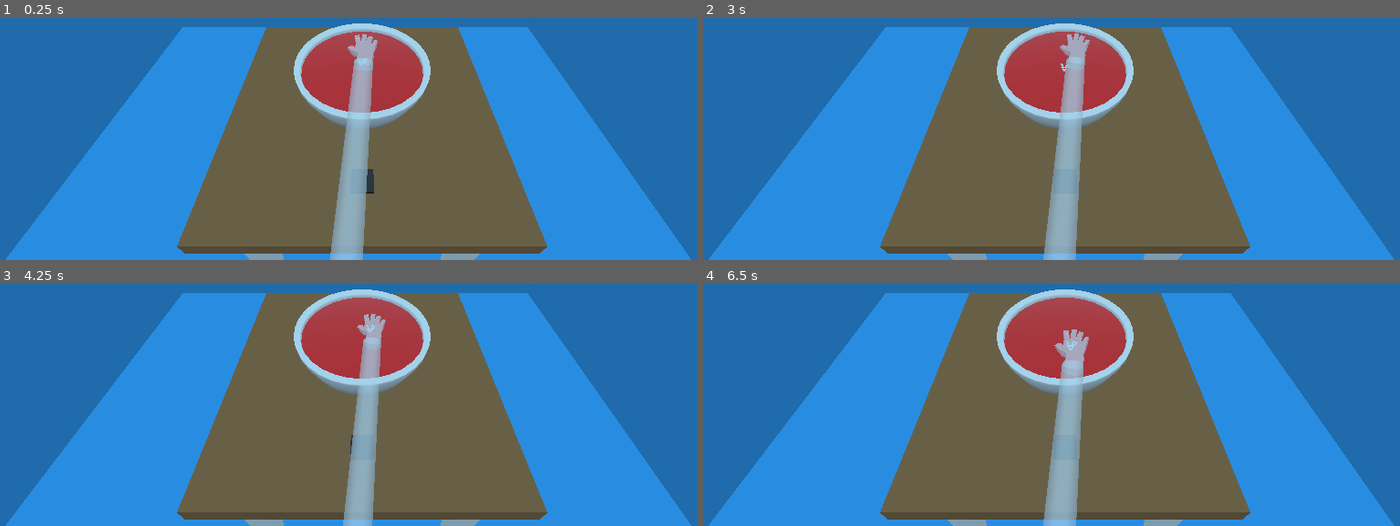
Above: before the commit, frames 1-4 (two rows, left to right).
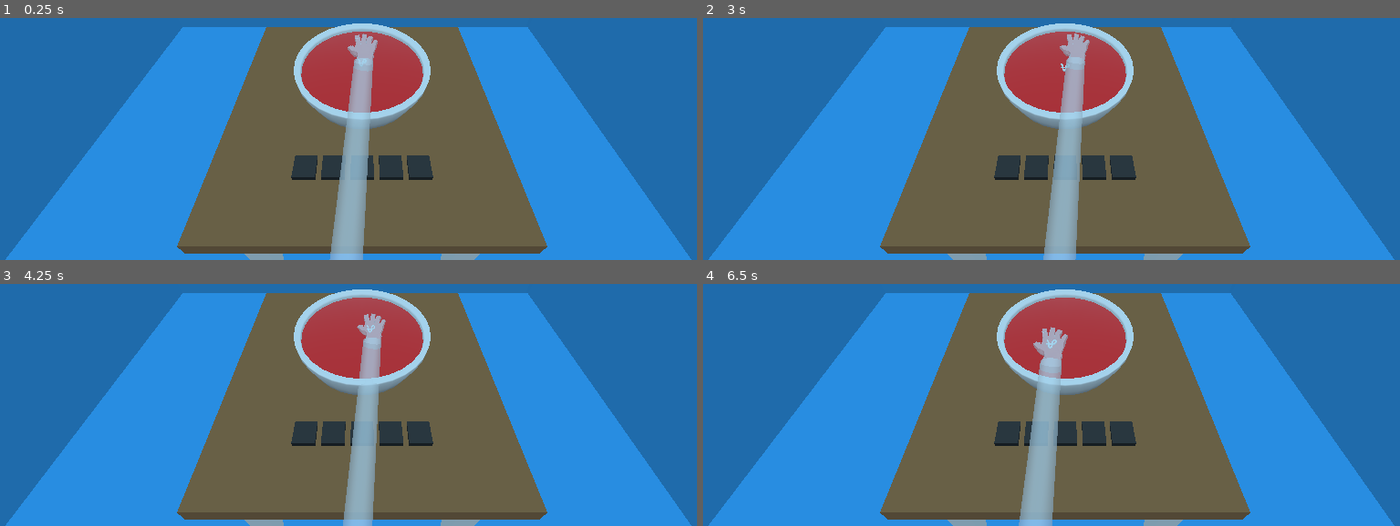
Above: after the commit, the same moments.

Repository: Element21/FBLA-Computer-Game-Simulation-Programming-22
Game: Godot game, scene res://Levels/Level 1/lvl1.tscn
The game is run twice, just before and just after one commit, with the same random seed, the same clock (stepped at 60 frames per second) and the same inputs.
Inputs (mouse positions are in pixels of both pictures, inside the frame that each line leads up to):
- Up to frame 1 (0.25 s): no input
- Up to frame 2 (3 s): tap Enter at 0.5, 2 s; move the mouse to (1030, 131) at 0.52 s; press the mouse at (1030, 131) at 0.53 s; tap Space at 1.25, 2.75 s; move the mouse to (1281, 109) at 1.27 s; release the mouse at (1281, 109) at 1.28 s; click (1281, 109) at 1.35 s; move the mouse to (outside the picture) at 2.02 s; press the mouse at (outside the picture) at 2.03 s; move the mouse to (1100, 47) at 2.77 s; release the mouse at (1100, 47) at 2.78 s; click (1100, 47) at 2.85 s
- Up to frame 3 (4.25 s): tap Enter at 3.5 s; move the mouse to (outside the picture) at 3.52 s; press the mouse at (outside the picture) at 3.53 s
- Up to frame 4 (6.5 s): move the mouse to (1225, 291) at 4.27 s; release the mouse at (1225, 291) at 4.28 s; click (1225, 291) at 4.35 s; move the mouse to (919, 334) at 5.02 s; press the mouse at (919, 334) at 5.03 s; move the mouse to (outside the picture) at 5.77 s; release the mouse at (outside the picture) at 5.78 s; click (outside the picture) at 5.85 s

The runs differ from the first frame. In frame 1, 1.4% of the frame differs, in the area x 41-63%, y 56-73%; in frame 2, 1.4%; in frame 3, 1.4%; in frame 4, 6.3%, in the area x 41-63%, y 17-100%.

Commit message:
Make a word manager

Diff:
--- a/Levels/Level 1/lvl1.tscn
+++ b/Levels/Level 1/lvl1.tscn
@@ -9,7 +9,7 @@
 [ext_resource path="res://objects/soup/soup.gd" type="Script" id=7]
 [ext_resource path="res://objects/room/Table.obj" type="ArrayMesh" id=8]
 [ext_resource path="res://objects/hand/hand.tscn" type="PackedScene" id=9]
-[ext_resource path="res://objects/drop_platform/drop_platform.tscn" type="PackedScene" id=10]
+[ext_resource path="res://objects/word_manager/word_manager.tscn" type="PackedScene" id=10]
 
 [sub_resource type="ConvexPolygonShape" id=10]
 points = PoolVector3Array( 0.0224681, -0.0098138, 0.119095, -0.0440801, 0.140152, -0.215147, -0.032696, 0.128574, -0.21 …(1951 unchanged characters)…
@@ -107,7 +107,7 @@
 [node name="Hand" parent="." instance=ExtResource( 9 )]
 transform = Transform( 1, 0, 0, 0, 1, 0, 0, 0, 1, 0, 16.734, 0 )
 camera = NodePath("../Camera")
-drop_position = Vector2( 0, -8 )
+word_manager = NodePath("../Spatial")
 
-[node name="RigidBody" parent="." instance=ExtResource( 10 )]
-transform = Transform( 1, 0, 0, 0, 1, 0, 0, 0, 1, 0, 14.427, -8 )
+[node name="Spatial" parent="." instance=ExtResource( 10 )]
+transform = Transform( 1, 0, 0, 0, 1, 0, 0, 0, 1, 0, 14.864, -7.471 )
--- a/objects/hand/hand.gd
+++ b/objects/hand/hand.gd
@@ -3,8 +3,8 @@
 extends Spatial
 
 export(NodePath) onready var camera = get_node(camera) as Camera
+export(NodePath) onready var word_manager = get_node(word_manager) as WordManager
 export(Vector2) var arm_pivot = Vector2(2, -15)
-export(Vector2) var drop_position = Vector2(0, -5)
 
 var hand_height = 2
 
@@ -27,10 +27,6 @@
 var final_hand_translation
 var time = 0
 var letter_being_grabbed = null
-
-# 3x^2 - 2x^3 might be faster
-func smoothify(t):
-	return (-cos(PI * t) + 1) * 0.5
 
 
 func _input(event):
@@ -74,7 +70,7 @@
 		if letter_being_grabbed:
 			grabbing_state = GRABBING_STATE.DROPPING
 
-			var local_drop_pos = drop_position - Vector2(self.translation.x, self.translation.z)
+			var local_drop_pos = word_manager.next_platform_position() - Vector2(self.translation.x, self.translation.z)
 
 			start_hand_translation = hand.translation
 			final_hand_translation = Vector3(local_drop_pos.x, hand_height, local_drop_pos.y)
@@ -86,7 +82,7 @@
 
 		if letter_being_grabbed:
 			letter_being_grabbed.mode = RigidBody.MODE_RIGID
-			LetterManager.add_letter_to_picked(letter_being_grabbed)
+			word_manager.drop_letter(letter_being_grabbed)
 			letter_being_grabbed = null
 
 		grabbing_state = GRABBING_STATE.NOT
@@ -123,6 +119,6 @@
 
 		time += delta
 
-		hand.translation = lerp(start_hand_translation, final_hand_translation, smoothify(time / hand_animation_part_time))
+		hand.translation = lerp(start_hand_translation, final_hand_translation, Utils.smoothify(time / hand_animation_part_time))
 
 	hand.rotation.y = -Vector2(hand.translation.x, hand.translation.z).angle_to_point(arm_pivot - Vector2(self.translation.x, self.translation.y)) - PI / 2
--- a/objects/letter/letter_manager.gd
+++ b/objects/letter/letter_manager.gd
@@ -2,7 +2,6 @@
 
 
 var letters_in_play = []
-var letters_picked = []
 
 # Recursively search the node tree for all the letters and push them to the list
 func _push_letters(node: Node):
@@ -20,11 +19,6 @@
 	_push_letters(get_tree().get_root())
 
 
-func add_letter_to_picked(letter: Letter):
-
-	letters_picked.push_back(letter)
-
-
 func remove_from_play(letter: Letter):
 
 	letters_in_play.remove(letters_in_play.find(letter))
--- a/objects/drop_platform/drop_platform.tscn
+++ b/objects/letter_platform/letter_platform.tscn
@@ -13,7 +13,7 @@
 [sub_resource type="BoxShape" id=2]
 extents = Vector3( 0.6, 0.125, 0.6 )
 
-[node name="RigidBody" type="RigidBody"]
+[node name="Letter platform" type="RigidBody"]
 mode = 1
 physics_material_override = SubResource( 3 )
 
--- /dev/null
+++ b/objects/utils.gd
@@ -0,0 +1,5 @@
+extends Node
+
+# Converts a time value from 0-1 to another value from 0-1 which can be inputted into lerp for smooth motion
+func smoothify(t):
+	return 3*t*t - 2*t*t*t
--- /dev/null
+++ b/objects/word_manager/word_manager.gd
@@ -0,0 +1,42 @@
+extends Node
+
+class_name WordManager
+
+
+export var word_length = 5
+
+var letters_placed = []
+
+var platform_margin = 0.5
+
+var letter_platform_scene = preload("res://objects/letter_platform/letter_platform.tscn")
+
+func platform_index_to_x_position(index: int) -> float:
+
+	return (word_length / 2 - index) * (1 + platform_margin)
+
+func _ready():
+
+	letters_placed.resize(word_length)
+
+	for index in range(0, word_length):
+
+		var platform = letter_platform_scene.instance()
+
+		platform.translation.x = platform_index_to_x_position(index)
+
+		add_child(platform)
+
+
+func drop_letter(letter: Letter):
+
+	var index = letters_placed.find(null)
+
+	letters_placed[index] = letter
+
+
+func next_platform_position():
+
+	var index = letters_placed.find(null)
+
+	return Vector2(self.global_translation.x, self.global_translation.z) + Vector2(platform_index_to_x_position(index), 0)
--- /dev/null
+++ b/objects/word_manager/word_manager.tscn
@@ -0,0 +1,6 @@
+[gd_scene load_steps=2 format=2]
+
+[ext_resource path="res://objects/word_manager/word_manager.gd" type="Script" id=1]
+
+[node name="Word manager" type="Spatial"]
+script = ExtResource( 1 )
--- a/project.godot
+++ b/project.godot
@@ -13,9 +13,15 @@
 "class": "Letter",
 "language": "GDScript",
 "path": "res://objects/letter/letter.gd"
+}, {
+"base": "Node",
+"class": "WordManager",
+"language": "GDScript",
+"path": "res://objects/word_manager/word_manager.gd"
 } ]
 _global_script_class_icons={
-"Letter": ""
+"Letter": "",
+"WordManager": ""
 }
 
 [application]
@@ -27,6 +33,7 @@
 [autoload]
 
 LetterManager="*res://objects/letter/letter_manager.gd"
+Utils="*res://objects/utils.gd"
 
 [display]
 
